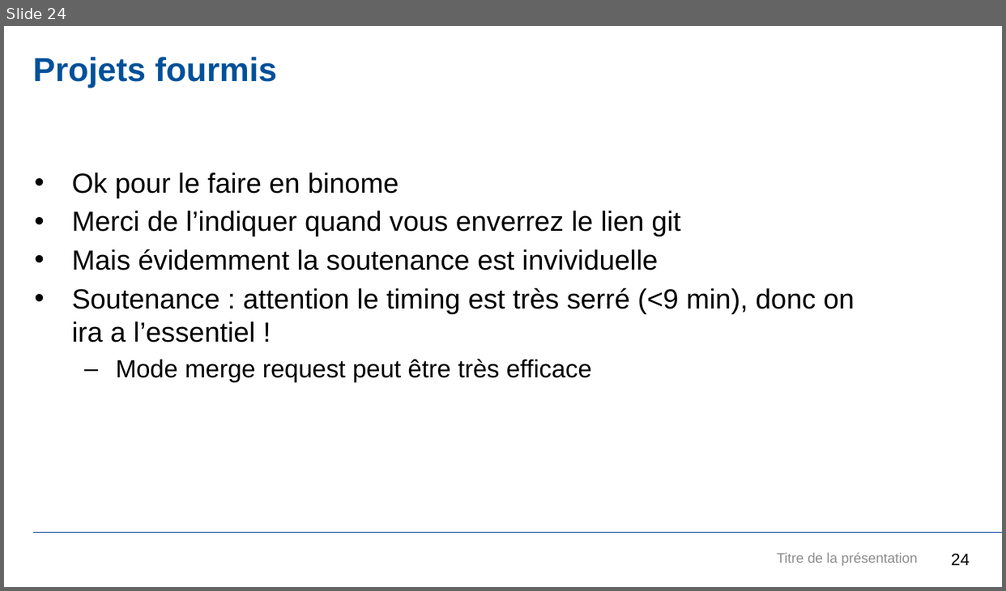
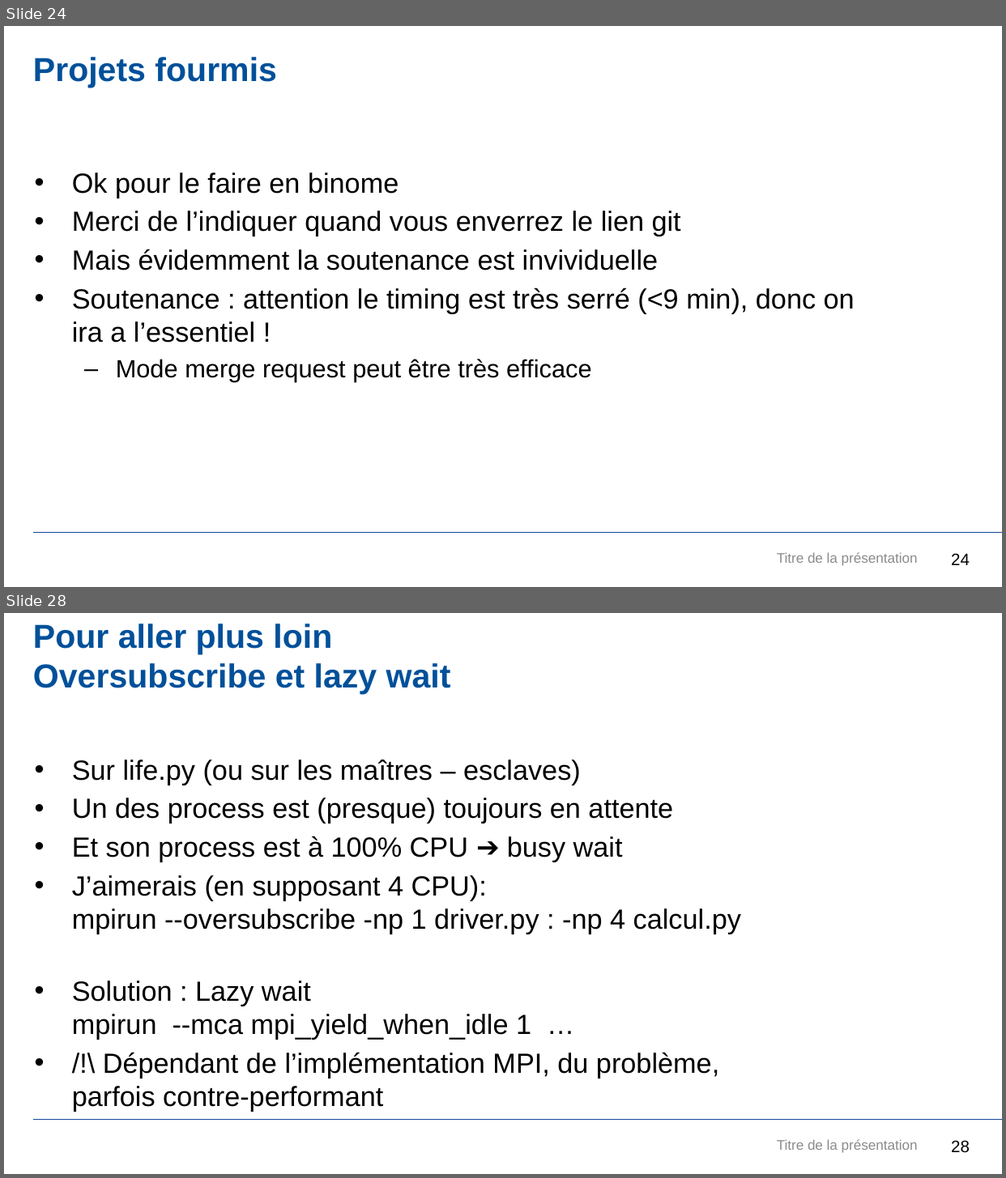
Before and after one commit to JDGaraudEnsta/OS202-2024, a slide deck: OS202.pptx. Shown one above the other, each under a label of ours: slide 24 before the commit, slides 24 and 28 after it; the slides between them are not shown. The pictures are 1006x591 and 1006x1178 pixels, drawn with LibreOffice and Linux fonts; fonts in the diff are those of the drawing; background and template pictures are left out. Boxes give left, top, right and bottom in pixels: in the first picture for what was removed or moved away, otherwise in the second. Text is boxed around its words. In the diff, an @@ line names an element or a change of style, - is before the commit and + after.

```diff
--- a/OS202.pptx
+++ b/OS202.pptx
@@ slide 28 added at [4, 613, 1002, 1174], background #FFFFFF; not listed: 1 template element that a slide beside it also shows @@
@@ title added at [33, 624, 451, 695], 24 pt, text #00509A, bold @@
+Pour aller plus loin
+Oversubscribe et lazy wait
@@ text added at [72, 760, 741, 1079], 20 pt, text #000000 @@
+• Sur life.py (ou sur les maîtres – esclaves)
+• Un des process est (presque) toujours en attente
+• Et son process est à 100% CPU ➔ busy wait
+• J’aimerais (en supposant 4 CPU):
+  mpirun --oversubscribe -np 1 driver.py : -np 4 calcul.py
+• Solution : Lazy wait
+  mpirun --mca mpi_yield_when_idle 1 …
+• /!\ Dépendant de l’implémentation MPI, du problème, parfois contre-performant
@@ text added at [777, 1139, 918, 1153], 10 pt, text #8C8C8C @@
+Titre de la présentation
@@ page number added at [951, 1140, 970, 1153], 12 pt, text #000000 @@
+28
```
Also in this commit, not shown: 2 slides changed, 3 other slides added.
